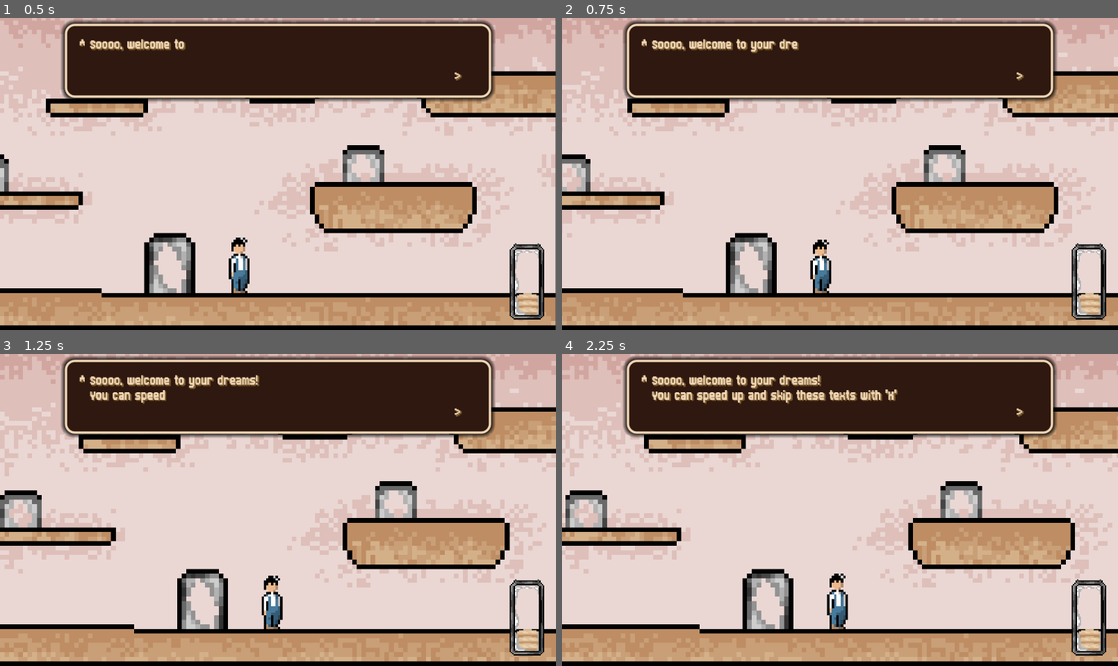
Above: before the commit, frames 1-4 (two rows, left to right).
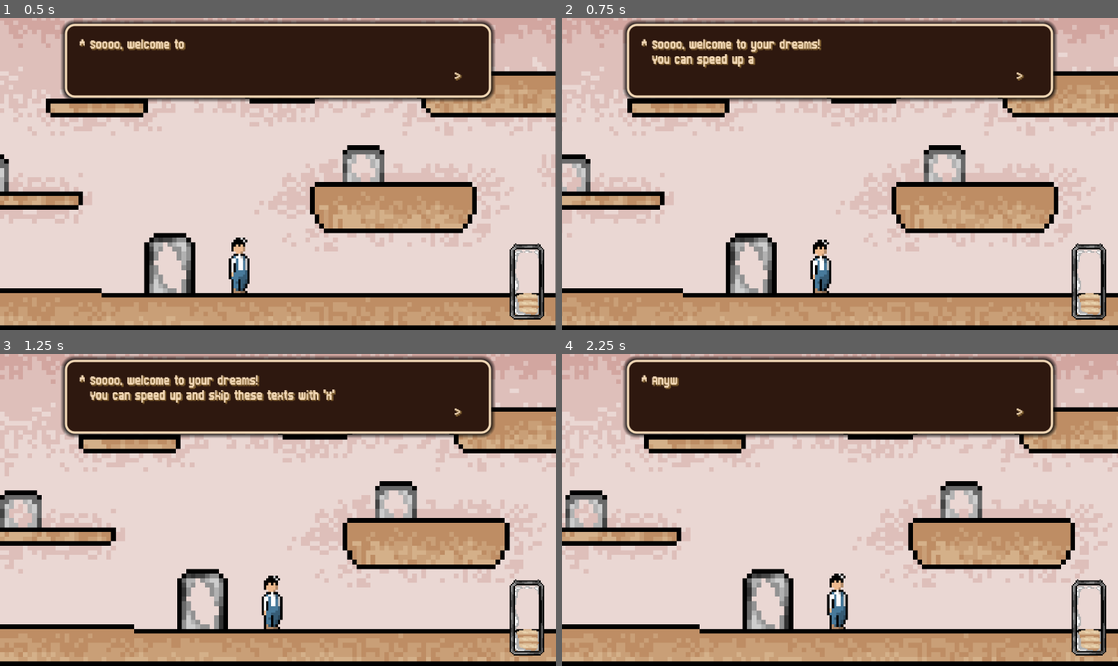
Above: after the commit, the same moments.

Repository: tixvage/bgj25.2
Game: Godot game, scene res://scenes/main.tscn
Two runs of this game, one before a commit and one after it. Both use one fixed random seed, a clock stepped at 60 frames per second and the inputs below. The engine's default icon, where the game draws it, is replaced by a stand-in: a white triangle on a blue panel in a dark square. Sound files missing from this copy of the repository are replaced by a short silence.
Inputs (mouse positions are in pixels of both pictures, inside the frame that each line leads up to):
- Up to frame 1 (0.5 s): no input
- Up to frame 2 (0.75 s): move the mouse to (962, 158) at 0.52 s; hold D (move_right) from 0.53 s (still down); click (962, 158) at 0.6 s
- Up to frame 3 (1.25 s): keep holding D (move_right); tap W (move_up) at 0.77 s
- Up to frame 4 (2.25 s): move the mouse to (728, 525) at 1.27 s; right-click (728, 525) at 1.35 s; tap W (move_up) at 1.52 s; click (728, 525) at 1.55 s; move the mouse to (895, 441) at 2.02 s; release D (move_right) at 2.03 s; hold A (move_left) from 2.03 s (still down); click (895, 441) at 2.1 s

Frame 1 is identical in both runs. In frame 2, 0.6% of the frame differs, in the area x 16-47%, y 6-17%; in frame 3, 0.7%; in frame 4, 1.8%, in the area x 16-61%, y 6-17%.

Commit message:
more fixes

Diff:
--- a/project.godot
+++ b/project.godot
@@ -65,6 +65,7 @@
 text_read={
 "deadzone": 0.2,
 "events": [Object(InputEventKey,"resource_local_to_scene":false,"resource_name":"","device":-1,"window_id":0,"alt_press …(192 unchanged characters)…
+, Object(InputEventMouseButton,"resource_local_to_scene":false,"resource_name":"","device":-1,"window_id":0,"alt_pressed":false,"shift_pressed":false,"ctrl_pressed":false,"meta_pressed":false,"button_mask":0,"position":Vector2(0, 0),"global_position":Vector2(0, 0),"factor":1.0,"button_index":1,"canceled":false,"pressed":false,"double_click":false,"script":null)
 ]
 }
 fire={
--- a/scenes/demo_world.tscn
+++ b/scenes/demo_world.tscn
@@ -1067,9 +1067,6 @@
 [node name="Camera2D" type="Camera2D" parent="."]
 unique_name_in_owner = true
 position = Vector2(336, 466)
-limit_left = -358
-limit_right = 1082
-limit_smoothed = true
 editor_draw_limits = true
 script = ExtResource("4_tccpi")
 
--- a/scripts/camera_manager.gd
+++ b/scripts/camera_manager.gd
@@ -18,6 +18,7 @@
 
 func _physics_process(delta: float) -> void:
 	var player_with_x = Vector2(Global.player_manager.player.global_position.x, camera.global_position.y)
+	player_with_x.x = clampf(player_with_x.x, -115.0, 840.0)
 	actual_cam_pos = actual_cam_pos.lerp(player_with_x, delta * 3)
 	var cam_subpixel_offset: Vector2 = actual_cam_pos.round() - actual_cam_pos
 	var cam_diff_offset: Vector2 = camera.offset.round() - camera.offset
--- a/scripts/player.gd
+++ b/scripts/player.gd
@@ -12,7 +12,7 @@
 const SHAKE_FORCE: float = 1.0
 const WEIGHT_ANIM_MAX: int = 12
 const ROLL_PARTICLE_TIME: float = 0.02
-
+const HIT_TIME: float = 0.5
 
 @onready var shader_timer: Timer = $ShaderTimer
 @onready var dash_ray: RayCast2D = $DashRay
@@ -43,6 +43,7 @@
 var weight_anim_count: int = 0
 var chocolate_amount: float = 0.0
 var roll_particle_timer: float = 0.0
+var hit_timer: float = 0.0
 
 var data: PlayerData : get = get_current_data
 
@@ -202,10 +203,15 @@
 		else:
 			play_animation("run")
 
-	var can_hit = not locked
+	hit_timer -= delta
+	hit_timer = maxf(0.0, hit_timer)
+	var can_hit := not locked and hit_timer == 0.0
+	print(can_hit)
+
 	var can_eat = not locked
 
 	if Input.is_action_just_pressed("fire") and can_hit:
+		hit_timer = HIT_TIME
 		play_animation("hit")
 		if data.extra_fat:
 			chocolate_amount = 0
@@ -358,6 +364,9 @@
 		locked = true
 	if anim in ["hit", "roll"] and data.extra_fat:
 		locked = true
+	#im gonna cs
+	if Global.story_manager.locked: locked = true
+
 
 
 func _on_shader_timer_timeout() -> void:
@@ -371,7 +380,7 @@
 		if weight_anim_count == WEIGHT_ANIM_MAX:
 			weight_anim_count = 0
 			weight_change = false
-			Global.enemy_manager.lock = false
+			if not Global.story_manager.locked: Global.enemy_manager.lock = false
 	else:
 		sprite.material.set_shader_parameter("flash_amount", 0.0)
 		sprite.material.set_shader_parameter("flash_light", Vector4(1.0, 1.0, 1.0, 1.0))
--- a/scripts/story_manager.gd
+++ b/scripts/story_manager.gd
@@ -24,13 +24,13 @@
 const early_dash_text: Array[String] = [
 """Hmmm.""",
 """You seem to be in a bit of a hurry...""",
-"""I was going to teach you how to 'dash' anyway.""",
-"""Anyway, you need to press 'S' or 'Down' key when you have enough height for the dash""",
+"""I was going to teach you how to 'dive' anyway.""",
+"""Anyway, you need to press 'S' or 'Down' key when you have enough height for the dive""",
 ]
 
 const introduce_dash_text: Array[String] = [
 """Seems like you're having a hard time hitting one cookie with each punch.""",
-"""After jumping, try pressing 'S' or 'Down' and dash"""
+"""After jumping, try pressing 'S' or 'Down' for diving"""
 ]
 
 const info_about_cookies_text: Array[String] = [
